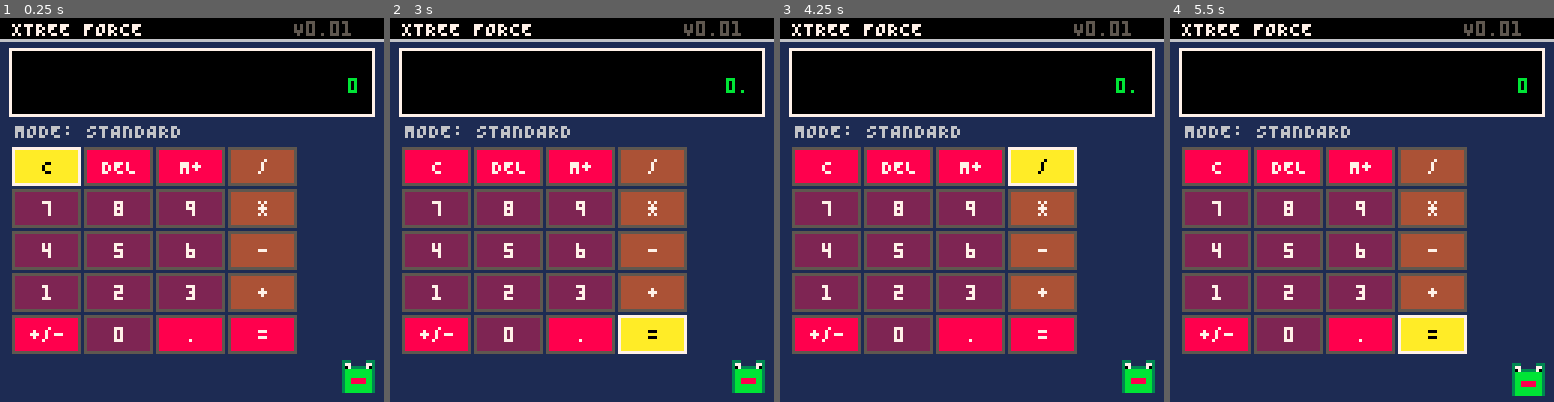
Above: before the commit, frames 1-4 (left to right).
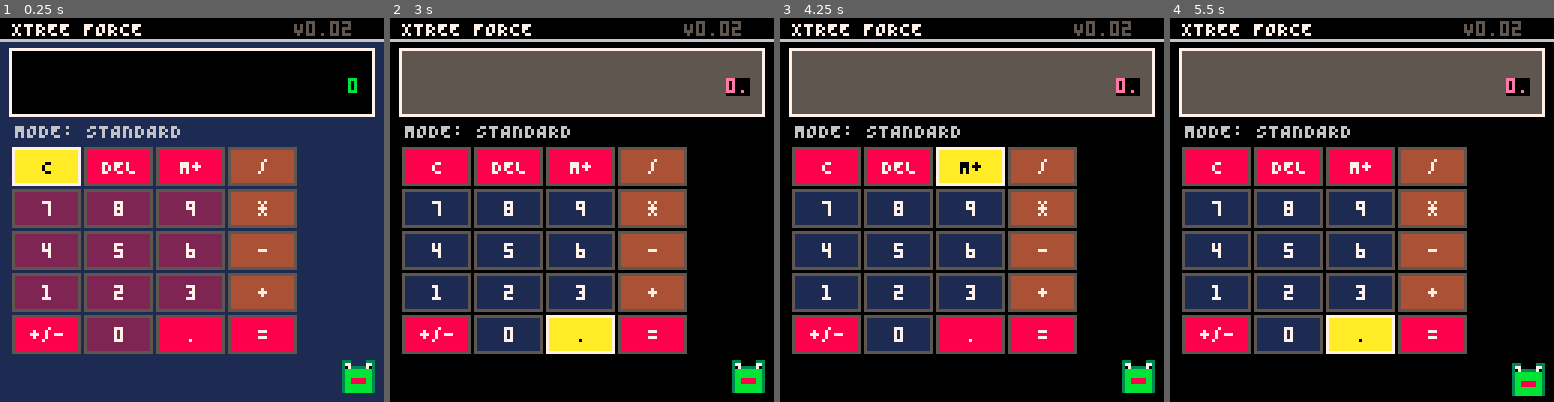
Above: after the commit, the same moments.

Repository: MartStartIV/Applications-for-PICO-8
Game: PICO-8 cartridge Calculator_Xtree/Calculator Xtree English.p8
Two runs of this game, one before a commit and one after it. Both use one fixed random seed, a clock stepped at 60 frames per second and the inputs below.
Inputs:
- Up to frame 1 (0.25 s): no input
- Up to frame 2 (3 s): tap X (X key) at 0.33, 1.07, 1.85, 2.97 s; tap O (Z key) at 0.7, 1.7, 2.1, 2.5, 2.9 s; hold Right 1.6-2.1 s; hold Up 2.15-2.42 s; hold Right from 2.47 s (still down)
- Up to frame 3 (4.25 s): release Right at 3.03 s; hold Left 3.08-3.58 s; tap O (Z key) at 3.3, 3.7, 4.1 s; hold Down 3.63-3.97 s; hold Right from 4.02 s (still down); tap X (X key) at 4.08 s
- Up to frame 4 (5.5 s): tap O (Z key) at 4.5, 4.9, 5.3 s; release Right at 4.68 s; hold Up 4.73-5.03 s; hold Left from 5.08 s (still down); tap X (X key) at 5.2 s

The runs differ from the first frame. In frame 1, less than 0.1% of the frame differs, in the area x 89-92%, y 0-4%; in frame 2, 71%; in frame 3, 71%; in frame 4, 71%, in the area x 0-100%, y 0-100%.

Commit message:
Calculator Xtree V0.02
-Fixed issues with certain scientific functions.
-Added an "About" section, which identifies the person responsible for developing this software in collaboration with AI.
-Fixed errors related to mathematical operations.
-Addressed various minor details.

Diff:
--- a/Calculator_Xtree/Calculator Xtree English.p8
+++ b/Calculator_Xtree/Calculator Xtree English.p8
@@ -2,27 +2,25 @@
 version 43
 __lua__
 -- =========================================================
--- CALCULATOR XTREE FORCE [v0.01]
--- PARTE 1: CORE DE INICIALIZACIÓN, COMBOS Y CONTROLADORES
+-- CALCULATOR XTREE FORCE [v0.02]
+-- PARTE 1: CORE DE INICIALIZACIÓN Y CONFIGURACIÓN DE GRIDS
 -- =========================================================
 
 function _init()
   -- Información del Sistema
   id_nombre = "XTREE FORCE"
-  id_version = "V0.01"
-
-  -- Modos de Ejecución (0: Estándar, 1: Científico Avanzado)
+  id_version = "V0.02"
+
+  -- Modos de Ejecución (0: Estándar, 1: Científico, 2: Pantalla Acerca de)
   modo_actual = 0
 
   -- Gestión de Valores y Registros (Memoria Operacional)
-  v_pantalla = "0"     -- Texto actual en el Display principal
-  v_historial = ""    -- Registro de la operación previa completa
-  memoria = 0         -- Registro M+
+  v_pantalla = "0"
+  v_historial = ""
+  memoria = 0
 
   -- Variables de control de flujo matemático
-  n1 = 0
-  n2 = 0
-  op = ""
+  n1 = 0 n2 = 0 op = ""
   limpiar_pantalla = false
   tiene_punto = false
 
@@ -36,7 +34,7 @@
   }
   idx_tema = 1
 
-  -- ESTRUCTURA DEL TECLADO DINÁMICO (Grid Adaptativo 4x5) - TOTALMENTE PULIDO
+  -- ESTRUCTURA DEL TECLADO DINÁMICO (Grid Adaptativo 4x5 Pulido)
   pad_estandar = {
     {"C",2},   {"DEL",2}, {"M+",2},  {"/",1},
     {"7",0},   {"8",0},   {"9",0},   {"*",1},
@@ -46,57 +44,127 @@
   }
 
   pad_cientifico = {
-    {"SIN",3},  {"COS",3},  {"TAN",3},  {"^",3},    -- ^ cambiado a tipo 3 para control de flujo
-    {"ASN",3},  {"ACS",3},  {"ATN",3},  {"SQRT",3}, -- Textos recortados a 3 caracteres para nitidez visual
+    {"SIN",3},  {"COS",3},  {"TAN",3},  {"^",3},
+    {"ASN",3},  {"ACS",3},  {"ATN",3},  {"SQRT",3},
     {"LN",3},   {"LOG",3},  {"EXP",3},  {"ABS",3},
-    {"PI",0},   {"E",0},    {"MOD",3},  {"1/X",3},  -- MOD cambiado a tipo 3 para evitar bloqueos
-    {"PI2",3},  {"RND",3},  {"FACT",3}, {"RET",2}   -- Reemplazados RAD/DEG por Pi^2 y Random real ejecutable
+    {"PI",0},   {"E",0},    {"MOD",3},  {"1/X",3},
+    {"PI2",3},  {"RND",3},  {"FACT",3}, {"RET",2}
   }
-
 
   -- Coordenadas del Cursor
   cx = 0 cy = 0
   max_cx = 4 max_cy = 5
 
   -- Mascota Oficial (Ranita Xtree)
-  ranita_x = 114
-  ranita_y = 114
-  ranita_anim = 0
-end
+  ranita_x = 114 ranita_y = 114 ranita_anim = 0
+
+  -- CONFIGURACIÓN DEL SCROLL "ABOUT"
+  textos_acercade = {
+    "calculator xtree force",
+    "version: "..id_version,
+    "------------------------",
+    "developer:",
+    "MARTSTARTIV",
+    "in conjunction with:",
+    "artificial intelligence",
+    "------------------------",
+    "about the application:",
+    "mathematical console of",
+    "high-precision bignum",
+    "designed to break the",
+    "native limitations",
+    "PICO-8 graphics.",
+    "------------------------",
+    "pro features:",
+    "- multilevel bignum (+-*/)",
+    "- advanced algebra (^, mod)",
+    "- native trigonometry",
+    "- 5 cyberpunk themes",
+    "- bignum logs y exp",
+    "------------------------",
+    "button shortcuts:",
+    "b + arriba : mode sci",
+    "b + der    : change of the themes",
+    "b + izq    : acerca de",
+    "a + der    : clear total",
+    "------------------------",
+    "thanks for using",
+    "xtree force software!"
+  }
+
+  -- Variables de posición del Scroll
+  scroll_y_inicio = 120
+  scroll_y = scroll_y_inicio
+  scroll_velocidad = 0.4
+end
+-- =========================================================
+-- CALCULATOR XTREE FORCE [v0.02]
+-- PARTE 2: LÓGICA DE ACTUALIZACIÓN, COMBOS Y CONTROL DE SCROLL
+-- =========================================================
 
 function _update60()
   ranita_anim = (ranita_anim + 1) % 60
 
   -- COMBO 1: B (5) + FLECHA ARRIBA (2) -> Alternar modo Científico / Estándar
   if btn(5) and btnp(2) then
-    if modo_actual == 0 then
-      modo_actual = 1
+    if modo_actual != 2 then
+      modo_actual = (modo_actual == 0) and 1 or 0
+      cx = 0 cy = 0 limpiar_pantalla = true
+      sfx(0)
+    end
+    return
+  end
+
+  -- ✅ COMBO 2 CORREGIDO: B (5) + FLECHA DERECHA (1) -> Cambiar Tema de Color
+  if btn(5) and btnp(1) then
+    if modo_actual != 2 then
+      idx_tema = idx_tema + 1
+      if idx_tema > #temas then idx_tema = 1 end
+      sfx(1)
+    end
+    return
+  end
+
+  -- COMBO 3: A (4) + FLECHA DERECHA (1) -> Clear All Rápido (Solo si no presiona B)
+  if btn(4) and btnp(1) and not btn(5) then
+    if modo_actual != 2 then
+      v_pantalla = "0" v_historial = "" n1 = 0 n2 = 0 op = ""
+      tiene_punto = false limpiar_pantalla = false
+      sfx(2)
+    end
+    return
+  end
+
+  -- COMBO 4: B (5) + FLECHA IZQUIERDA (0) -> Activar/Desactivar Acerca De con Scroll
+  if btn(5) and btnp(0) then
+    if modo_actual != 2 then
+      modo_actual = 2
+      scroll_y = scroll_y_inicio
     else
       modo_actual = 0
     end
-    cx = 0 cy = 0 -- Reseteo del cursor
-    limpiar_pantalla = true
     sfx(0)
     return
   end
 
-  -- COMBO 2: B (5) + FLECHA ABAJO (3) -> Cambiar Tema de Color
-  if btn(5) and btnp(3) then
-    idx_tema = idx_tema + 1
-    if idx_tema > #temas then idx_tema = 1 end
-    sfx(1)
-    return
-  end
-
-  -- COMBO 3: A (4) + FLECHA DERECHA (1) -> Clear All Rápido
-  if btn(4) and btnp(1) then
-    v_pantalla = "0" v_historial = "" n1 = 0 n2 = 0 op = ""
-    tiene_punto = false limpiar_pantalla = false
-    sfx(2)
-    return
-  end
-
-  -- NAVEGACIÓN POR LAS TECLAS
+  -- CONTROL DEL MODO ACERCA DE (SCROLL AUTOMÁTICO)
+  if modo_actual == 2 then
+    scroll_y = scroll_y - scroll_velocidad
+    local limite_final = 10 - (#textos_acercade * 9)
+
+    if scroll_y < limite_final then
+      modo_actual = 0
+      sfx(1)
+    end
+
+    if btnp(4) then
+      modo_actual = 0
+      sfx(1)
+    end
+    return -- Congela la navegación matemática mientras el scroll esté corriendo
+  end
+
+  -- NAVEGACIÓN ESTÁNDAR POR LAS TECLAS MATEMÁTICAS
   if btnp(0) then cx = (cx - 1) % max_cx end
   if btnp(1) then cx = (cx + 1) % max_cx end
   if btnp(2) then cy = (cy - 1) % max_cy end
@@ -113,17 +181,56 @@
   end
 end
 -- =========================================================
--- CALCULATOR XTREE FORCE [v0.01]
--- PARTE 2: MOTOR GRÁFICO, DIBUJO DE RANA Y PROCESAMIENTO NÚMERICO
+-- CALCULATOR XTREE FORCE [v0.02]
+-- PARTE 3: MOTOR GRÁFICO AISLADO Y PROCESADOR MATEMÁTICO
 -- =========================================================
 
 function _draw()
+  -- Asegurar reset absoluto de cualquier recorte gráfico residual
+  clip()
+
   local c_fondo   = temas[idx_tema][1]
   local c_display = temas[idx_tema][2]
   local c_txt_dis = temas[idx_tema][3]
   local c_btn_bse = temas[idx_tema][4]
   local c_btn_txt = temas[idx_tema][5]
 
+  -- ✅ AISLAMIENTO TOTAL: Si modo_actual es 2 (Acerca de), renderiza una pantalla cinematográfica limpia
+  if modo_actual == 2 then
+    cls(0) -- Fondo negro puro estilo créditos de cine
+    rect(0, 0, 127, 127, 7) -- Borde elegante
+
+    -- Aplicar ventana de recorte segura en el centro
+    clip(4, 12, 120, 96)
+
+    for idx, linea in ipairs(textos_acercade) do
+      local linea_y = flr(scroll_y + (idx - 1) * 9)
+
+      if linea_y >= 0 and linea_y <= 120 then
+        local col_linea = 7
+        if sub(linea, 1, 1) == "-" then col_linea = 5
+        elseif idx == 1 or idx == 4 or idx == 6 or idx == 9 or idx == 16 or idx == 23 then col_linea = 10
+        elseif idx == 5 or idx == 7 then col_linea = 11
+        end
+
+        local lx = 64 - (#linea * 4) / 2
+        print(linea, lx, linea_y, col_linea)
+      end
+    end
+
+    -- Liberar recorte gráfico obligatoriamente
+    clip()
+
+    -- Pie de página fijo de salida
+    rectfill(1, 114, 126, 126, 0)
+    line(1, 113, 126, 113, 6)
+    local c_sal = (ranita_anim < 30) and 5 or 7
+    print("press (a) to jump", 16, 117, c_sal)
+    render_ranita_xtree(ranita_x, ranita_y)
+    return -- Detiene el draw aquí para evitar que se mezclen elementos de la calculadora
+  end
+
+  -- RENDERIZADO NORMAL DE LA CALCULADORA (Solo si modo_actual != 2)
   cls(c_fondo)
 
   -- Header Superior
@@ -132,7 +239,7 @@
   print(id_version, 98, 1, 5)
   line(0, 7, 127, 7, 6)
 
-  -- Display Numérico
+  -- Display Numérico Principal
   rectfill(4, 11, 123, 31, c_display)
   rect(3, 10, 124, 32, 7)
 
@@ -145,7 +252,7 @@
   local x_dis = 120 - (#v_pantalla * 4)
   if x_dis < 8 then x_dis = 8 end
 
-  poke(0x5f58, 0x11) -- Fuente Gigante Nativa
+  poke(0x5f58, 0x11) -- Texto Gigante Nativo
   print(v_pantalla, x_dis, 20, c_txt_dis)
   poke(0x5f58, 0x00)
 
@@ -153,8 +260,8 @@
   if modo_actual == 1 then txt_modo = "MODE: SCIENTIFIC" end
   print(txt_modo, 5, 35, 6)
 
-  -- Renderizado de Botonera
-  local botonera_activa = (modo_actual == 0) and pad_estandar or pad_cientifico
+  -- Renderizado de Botoneras Base
+  local botonera_activa = (modo_actual == 1) and pad_cientifico or pad_estandar
   local inicio_x, inicio_y = 4, 43
   local b_ancho, b_alto, espacio = 22, 12, 2
 
@@ -167,7 +274,7 @@
     local by = inicio_y + grid_y * (b_alto + espacio)
 
     if grid_x == cx and grid_y == cy then
-      rectfill(bx, by, bx + b_ancho, by + b_alto, 10) -- Selector Verde Brillante
+      rectfill(bx, by, bx + b_ancho, by + b_alto, 10)
       rect(bx, by, bx + b_ancho, by + b_alto, 7)
       local tx = bx + (b_ancho - (#txt * 4)) / 2 + 1
       print(txt, tx, by + 4, 0)
@@ -201,7 +308,6 @@
 end
 
 function procesar_entrada(btn_data)
-  -- SOLUCIÓN DIRECTA: Extraer los datos reales de la sub-tabla del botón
   local txt = btn_data[1]
   local tipo = btn_data[2]
   sfx(3)
@@ -219,8 +325,7 @@
     end
     return
   elseif txt == "RET" then
-    modo_actual = 0
-    cx = 0 cy = 0
+    modo_actual = 0 cx = 0 cy = 0
     return
   elseif txt == "+/-" then
     if v_pantalla != "0" and v_pantalla != "error" then
@@ -235,23 +340,22 @@
     return
   end
 
-  -- GESTIÓN DE NÚMEROS (REPARADO)
+  -- GESTIÓN DE NÚMEROS
   if tipo == 0 then
     local digito = txt
     if txt == "PI" then digito = tostr(3.1416)
     elseif txt == "E" then digito = tostr(2.7182) end
 
-    -- CORRECCIÓN PRINCIPAL: limpiar_pantalla debe ir primero para romper el 44 y recibir el 9
     if limpiar_pantalla or v_pantalla == "0" or v_pantalla == "error" then
       v_pantalla = digito
-      limpiar_pantalla = false -- se apaga para que puedas escribir números largos (ej: 99)
+      limpiar_pantalla = false
     else
       if #v_pantalla < 10 then v_pantalla = v_pantalla..digito end
     end
     return
   end
 
-  -- OPERADORES BINARIOS
+  -- OPERADORES BINARIOS BÁSICOS
   if tipo == 1 then
     n1 = tonum(v_pantalla) or 0
     op = txt
@@ -261,41 +365,29 @@
     return
   end
 
-  -- PROCESAMIENTO DEL BOTÓN IGUAL (REPARACIÓN TOTAL)
+  -- PROCESAMIENTO DEL BOTÓN IGUAL
   if txt == "=" then
-    if op == "" then return end -- Si no hay operador guardado, no hace nada
-
-    n2 = tonum(v_pantalla) or 0 -- Captura el segundo número (Ej: 9)
+    if op == "" then return end
+    n2 = tonum(v_pantalla) or 0
     local res = 0
 
-    -- Ejecución estricta de la operación matemática
     if op == "+" then res = n1 + n2
     elseif op == "-" then res = n1 - n2
     elseif op == "*" then res = n1 * n2
     elseif op == "/" then
-      if n2 == 0 then
-        v_pantalla = "error"
-        op = ""
-        return
-      else
-        res = n1 / n2
-      end
+      if n2 == 0 then v_pantalla = "error" op = "" return else res = n1 / n2 end
     elseif op == "^" then res = n1 ^ n2
-    elseif op == "MOD" then res = n1 % n2
-    end
-
-    -- Actualización de la interfaz
-    v_historial = tostr(n1)..op..tostr(n2).."=" -- Muestra en chiquito: 44*9=
-    v_pantalla = ajustar_resultado(res)        -- Muestra el resultado real (396)
-
-    -- Reseteo total de variables para la siguiente operación
+    elseif op == "MOD" then res = n1 % n2 end
+
+    v_historial = tostr(n1)..op..tostr(n2).."="
+    v_pantalla = ajustar_resultado(res)
     op = ""
-    n1 = res -- Permite seguir operando sobre el resultado obtenido
-    limpiar_pantalla = true -- El próximo número que toques borrará el resultado
-    return
-  end
-
-  -- OPERACIONES CIENTÍFICAS UNARIAS
+    n1 = res
+    limpiar_pantalla = true
+    return
+  end
+
+  -- OPERACIONES CIENTÍFICAS
   if tipo == 3 then
     local val = tonum(v_pantalla) or 0
     local res = 0
@@ -307,7 +399,7 @@
       v_historial = tostr(n1).." "..op
       limpiar_pantalla = true
       tiene_punto = false
-      modo_actual = 0 -- Te regresa al teclado normal automáticamente para escribir N2
+      modo_actual = 0
       return
     end
 
